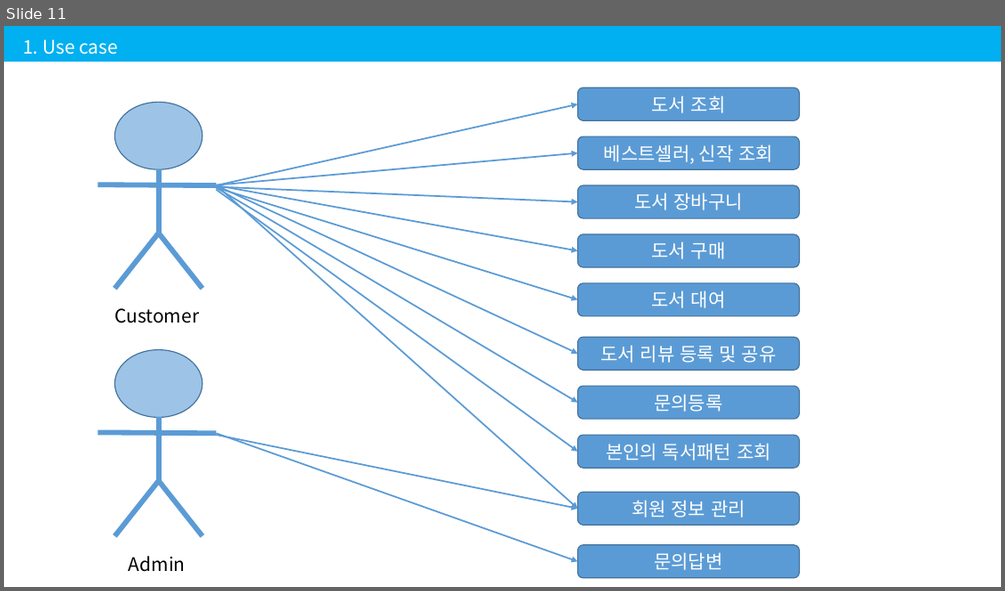
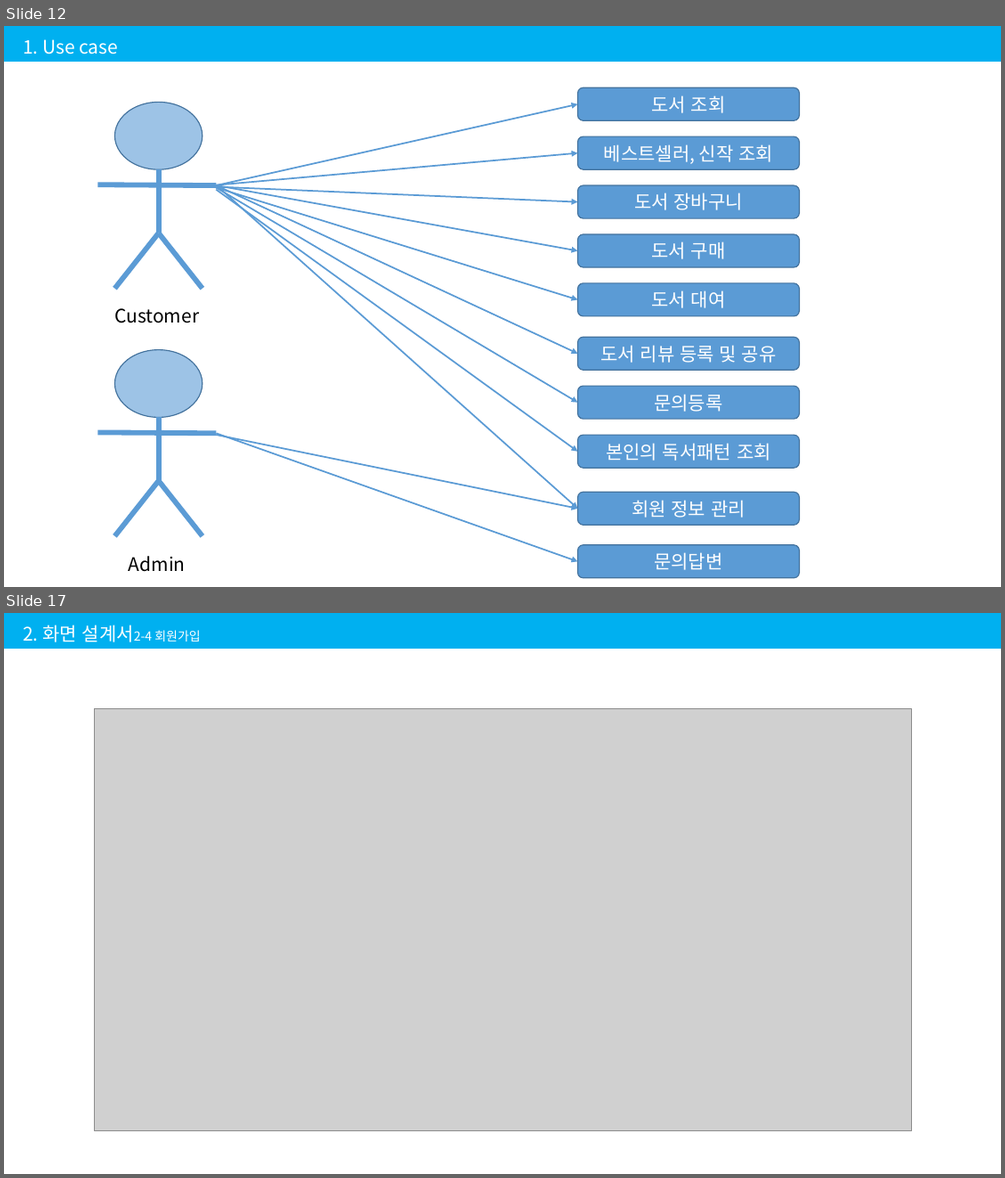
Before and after one commit to 201411096/kosmo_bookstore, a slide deck: Document/2조 김용선, 박세영, 정아인.pptx. Shown one above the other, each under a label of ours: slide 11 before the commit, slides 12 and 17 after it; the slides between them are not shown. The pictures are 1005x591 and 1005x1178 pixels, drawn with LibreOffice and Linux fonts; fonts in the diff are those of the drawing; grey boxes stand for pictures. Boxes give left, top, right and bottom in pixels: in the first picture for what was removed or moved away, otherwise in the second. Text is boxed around its words. In the diff, an @@ line names an element or a change of style, - is before the commit and + after.

```diff
--- a/Document/2조 김용선, 박세영, 정아인.pptx
+++ b/Document/2조 김용선, 박세영, 정아인.pptx
@@ slide 17 added at (x1=4, y1=613, x2=1001, y2=1174), background #FFFFFF @@
@@ rectangle added at (x1=4, y1=613, x2=1001, y2=649), fill #00B0F0 @@
@@ text added at (x1=23, y1=625, x2=200, y2=642), 18 pt, text #FFFFFF @@
+2. 화면 설계서2-4 회원가입
@@ picture added at (x1=94, y1=709, x2=911, y2=1130) @@
@@ what was slide 11 is now slide 12 @@
```
Also in this commit, not shown: 4 slides changed, 14 other slides added.
